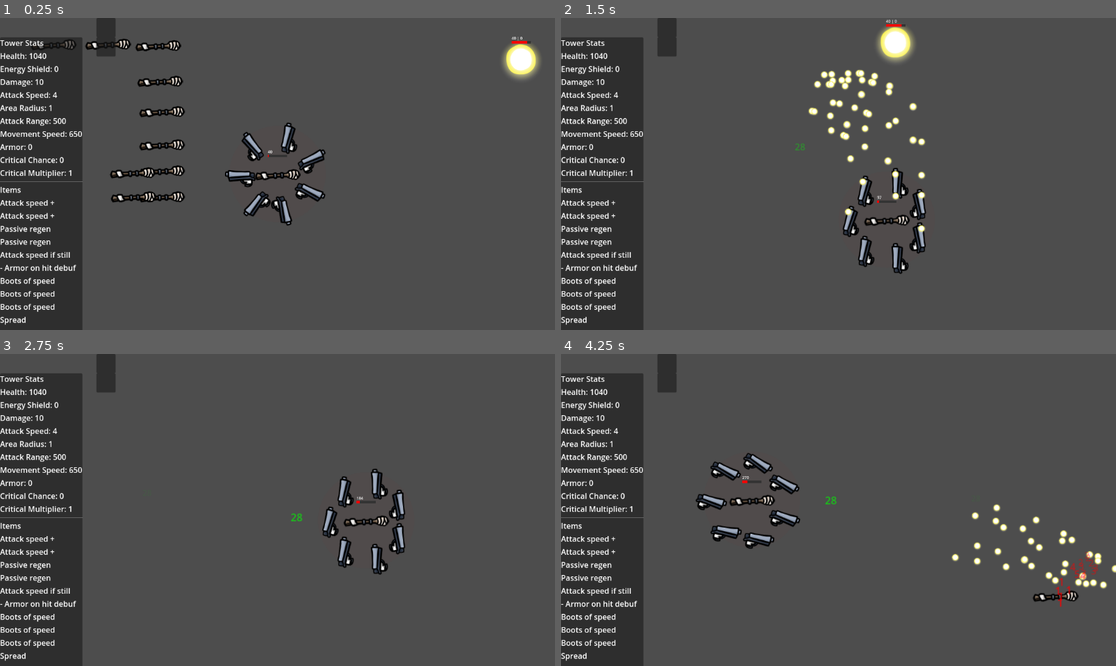
Above: before the commit, frames 1-4 (two rows, left to right).
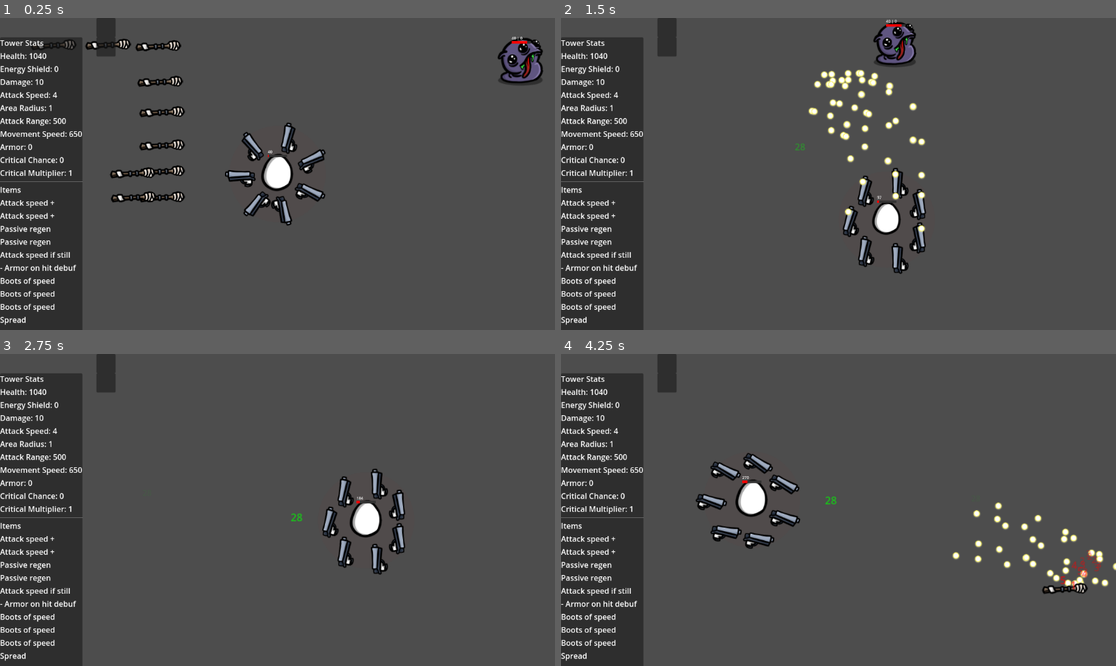
Above: after the commit, the same moments.

Repository: NathanAY/Broriskoftarainto
Game: Godot game, scene res://Scenes/Main.tscn
Two runs of this game, one before a commit and one after it. Both use one fixed random seed, a clock stepped at 60 frames per second and the inputs below.
Inputs:
- Up to frame 1 (0.25 s): no input
- Up to frame 2 (1.5 s): tap Enter (ui_accept) at 0.5, 0.77 s; hold Right (ui_right) 0.53-1.28 s; hold Down (ui_down) from 1.28 s (still down)
- Up to frame 3 (2.75 s): tap Enter (ui_accept) at 1.52 s; release Down (ui_down) at 2.03 s; hold Right (ui_right) from 2.03 s (still down)
- Up to frame 4 (4.25 s): release Right (ui_right) at 2.78 s; hold Up (ui_up) 2.78-3.53 s; tap Enter (ui_accept) at 3.02, 3.77 s; hold Left (ui_left) from 3.53 s (still down)

The runs differ from the first frame. In frame 1, 1.5% of the frame differs, in the area x 45-98%, y 6-56%; in frame 2, 1.4%; in frame 3, 0.6%; in frame 4, 2.0%, in the area x 30-100%, y 40-82%.

Commit message:
Add moving and idle animation

Diff:
--- a/Scenes/Enemy.tscn
+++ b/Scenes/Enemy.tscn
@@ -1,24 +1,28 @@
-[gd_scene load_steps=10 format=3 uid="uid://nss5i2h1avqj"]
+[gd_scene load_steps=11 format=3 uid="uid://nss5i2h1avqj"]
 
 [ext_resource type="Script" uid="uid://cs2dub84x6wjd" path="res://Scripts/Enemy.gd" id="1_wovta"]
-[ext_resource type="Texture2D" uid="uid://b0s4jw4djsulk" path="res://Assets/frame0000.png" id="2_xeo28"]
+[ext_resource type="Texture2D" uid="uid://dbviainil2yci" path="res://Assets/spitter.png" id="2_uoxpr"]
 [ext_resource type="PackedScene" uid="uid://da5n82twecexo" path="res://Systems/LocalEventManager.tscn" id="3_kpr8r"]
 [ext_resource type="PackedScene" uid="uid://bh43jhslewxeq" path="res://ui/HealthBar.tscn" id="3_xeo28"]
 [ext_resource type="PackedScene" uid="uid://dst2hov333sk2" path="res://Systems/stats/Stats.tscn" id="5_mo1ky"]
 [ext_resource type="PackedScene" uid="uid://bymf3sqpkbdcr" path="res://Systems/Items/ItemHolder.tscn" id="6_6bs3c"]
 [ext_resource type="PackedScene" uid="uid://cskdgn6s7qlfo" path="res://Systems/weapon/WeaponHolder.tscn" id="7_0o0ue"]
 [ext_resource type="PackedScene" uid="uid://dorbxm8iyx8ni" path="res://Systems/Health.tscn" id="7_6bs3c"]
+[ext_resource type="PackedScene" uid="uid://cx3p26icyy5wu" path="res://animations/animation_player.tscn" id="9_idouy"]
 
 [sub_resource type="CircleShape2D" id="CircleShape2D_kpr8r"]
+radius = 41.0
 
 [node name="Enemy" type="CharacterBody2D"]
+position = Vector2(0, 3.88889)
 script = ExtResource("1_wovta")
 
-[node name="Sprite2D" type="Sprite2D" parent="."]
-texture = ExtResource("2_xeo28")
+[node name="Node2D" type="Node2D" parent="."]
+
+[node name="Sprite2D" type="Sprite2D" parent="Node2D"]
+texture = ExtResource("2_uoxpr")
 
 [node name="CollisionShape2D" type="CollisionShape2D" parent="."]
-scale = Vector2(3, 3)
 shape = SubResource("CircleShape2D_kpr8r")
 one_way_collision_margin = 1.2
 
@@ -36,3 +40,5 @@
 
 [node name="Health" parent="." node_paths=PackedStringArray("event_manager") instance=ExtResource("7_6bs3c")]
 event_manager = NodePath("../EventManager")
+
+[node name="AnimationPlayer" parent="." instance=ExtResource("9_idouy")]
--- a/Scenes/Tower.tscn
+++ b/Scenes/Tower.tscn
@@ -1,7 +1,7 @@
-[gd_scene load_steps=13 format=3 uid="uid://dw17weh8b5wc3"]
+[gd_scene load_steps=14 format=3 uid="uid://dw17weh8b5wc3"]
 
 [ext_resource type="Script" uid="uid://b476vr2gdauu8" path="res://Scripts/tower.gd" id="1_4yjk7"]
-[ext_resource type="Texture2D" uid="uid://blr76khcrsxby" path="res://Assets/torch.png" id="1_ry8d0"]
+[ext_resource type="Texture2D" uid="uid://co8tav7tulvwb" path="res://Assets/potato.png" id="2_sijes"]
 [ext_resource type="Script" uid="uid://bxqxit15wxm0g" path="res://Scripts/movement.gd" id="3_sijes"]
 [ext_resource type="PackedScene" uid="uid://da5n82twecexo" path="res://Systems/LocalEventManager.tscn" id="5_il7y0"]
 [ext_resource type="PackedScene" uid="uid://by0slo3uv1f0e" path="res://ui/numberspawn/DamageNumberSpawner.tscn" id="6_k6scv"]
@@ -11,20 +11,21 @@
 [ext_resource type="PackedScene" uid="uid://dst2hov333sk2" path="res://Systems/stats/Stats.tscn" id="8_7ibl6"]
 [ext_resource type="PackedScene" uid="uid://dorbxm8iyx8ni" path="res://Systems/Health.tscn" id="8_kmdyl"]
 [ext_resource type="PackedScene" uid="uid://bfv23hn20a0ia" path="res://ui/numberspawn/HealNumberSpawner.tscn" id="9_sijes"]
+[ext_resource type="PackedScene" uid="uid://cx3p26icyy5wu" path="res://animations/animation_player.tscn" id="12_sdt0m"]
 
 [sub_resource type="CircleShape2D" id="CircleShape2D_7ibl6"]
+radius = 30.0
 
 [node name="Tower" type="CharacterBody2D"]
 script = ExtResource("1_4yjk7")
 
-[node name="CollisionShape2D" type="CollisionShape2D" parent="."]
-scale = Vector2(5, 5)
-shape = SubResource("CircleShape2D_7ibl6")
-
 [node name="Node2D" type="Node2D" parent="."]
 
 [node name="Sprite2D" type="Sprite2D" parent="Node2D"]
-texture = ExtResource("1_ry8d0")
+texture = ExtResource("2_sijes")
+
+[node name="CollisionShape2D" type="CollisionShape2D" parent="."]
+shape = SubResource("CircleShape2D_7ibl6")
 
 [node name="Movement" type="Node" parent="."]
 script = ExtResource("3_sijes")
@@ -49,3 +50,5 @@
 
 [node name="HealthBar" parent="." node_paths=PackedStringArray("event_manager") instance=ExtResource("7_aqd11")]
 event_manager = NodePath("../EventManager")
+
+[node name="AnimationPlayer" parent="." instance=ExtResource("12_sdt0m")]
--- a/Scripts/Enemy.gd
+++ b/Scripts/Enemy.gd
@@ -8,7 +8,7 @@
 @onready var event_manager: EventManager = $EventManager
 @onready var item_holder: ItemHolder = $ItemHolder
 
-signal enemy_died(enemy: CharacterBody2D)
+@onready var anim_player: AnimationPlayer = get_node("AnimationPlayer")
 
 func _ready():
     add_to_group("enemies")  # Add enemy to a group
@@ -43,10 +43,11 @@
     if global_position.distance_to(target_position) < 5:
         #queue_free()
         #print("Enemy reached target!")
+        anim_player.play("idle")
         return
+    anim_player.play("move")
     var direction = (target_position - global_position).normalized()
     # ✅ Use stats for movement speed
     var move_speed = stats.get_stat("movement_speed")
-
     velocity = direction * move_speed
     var collision = move_and_slide()
--- a/Scripts/movement.gd
+++ b/Scripts/movement.gd
@@ -1,9 +1,23 @@
 extends Node
+
+@onready var anim_player: AnimationPlayer = get_parent().get_node("AnimationPlayer")
 
 func _physics_process(delta: float) -> void:
     var input_dir = Input.get_vector("ui_left", "ui_right", "ui_up", "ui_down")
     var character: CharacterBody2D = get_parent()
-    # If you have "speed" in Stats, use it
-    var move_speed = character.get_node_or_null("Stats").get_stat("movement_speed")
+    var stats = character.get_node_or_null("Stats")
+
+    var move_speed = 0.0
+    if stats:
+        move_speed = stats.get_stat("movement_speed")
+
     character.velocity = input_dir * move_speed
     character.move_and_slide()
+
+    # --- Animation handling ---
+    if input_dir.length() > 0.1:
+        if anim_player.current_animation != "move":
+            anim_player.play("move")
+    else:
+        if anim_player.current_animation != "idle":
+            anim_player.play("idle")
--- a/Systems/weapon/shotgun_weapon.gd
+++ b/Systems/weapon/shotgun_weapon.gd
@@ -17,7 +17,7 @@
 
         var p: Projectile = projectile_scene.instantiate()
 
-            # get weapon’s sprite node
+        # get weapon’s sprite node
         var holder_weapon_holder = holder.get_node("WeaponHolder")
         var sprite_node: Node2D = holder_weapon_holder.weapon_templates.get(self, null)
 
--- /dev/null
+++ b/animations/animation_player.tscn
@@ -0,0 +1,61 @@
+[gd_scene load_steps=5 format=3 uid="uid://cx3p26icyy5wu"]
+
+[sub_resource type="Animation" id="Animation_6lnvs"]
+length = 0.001
+tracks/0/type = "value"
+tracks/0/imported = false
+tracks/0/enabled = true
+tracks/0/path = NodePath("Node2D/Sprite2D:scale")
+tracks/0/interp = 1
+tracks/0/loop_wrap = true
+tracks/0/keys = {
+"times": PackedFloat32Array(0),
+"transitions": PackedFloat32Array(1),
+"update": 0,
+"values": [Vector2(1, 1)]
+}
+
+[sub_resource type="Animation" id="Animation_sdt0m"]
+loop_mode = 1
+tracks/0/type = "value"
+tracks/0/imported = false
+tracks/0/enabled = true
+tracks/0/path = NodePath("Node2D/Sprite2D:scale")
+tracks/0/interp = 1
+tracks/0/loop_wrap = true
+tracks/0/keys = {
+"times": PackedFloat32Array(0.3, 0.7),
+"transitions": PackedFloat32Array(1, 1),
+"update": 0,
+"values": [Vector2(1.15, 1.15), Vector2(1, 1)]
+}
+
+[sub_resource type="Animation" id="Animation_sijes"]
+resource_name = "moving"
+length = 0.5
+loop_mode = 1
+tracks/0/type = "value"
+tracks/0/imported = false
+tracks/0/enabled = true
+tracks/0/path = NodePath("Node2D/Sprite2D:scale")
+tracks/0/interp = 1
+tracks/0/loop_wrap = true
+tracks/0/keys = {
+"times": PackedFloat32Array(0.2, 0.4),
+"transitions": PackedFloat32Array(1, 1),
+"update": 0,
+"values": [Vector2(1.15, 1.15), Vector2(1, 1)]
+}
+
+[sub_resource type="AnimationLibrary" id="AnimationLibrary_6lnvs"]
+_data = {
+&"RESET": SubResource("Animation_6lnvs"),
+&"idle": SubResource("Animation_sdt0m"),
+&"move": SubResource("Animation_sijes")
+}
+
+[node name="AnimationPlayer" type="AnimationPlayer"]
+libraries = {
+&"": SubResource("AnimationLibrary_6lnvs")
+}
+autoplay = "idle"
Binary file added: Assets/potato.png
Not shown, added: Assets/potato.png.import
Binary file added: Assets/spitter.png
Not shown, added: Assets/spitter.png.import
